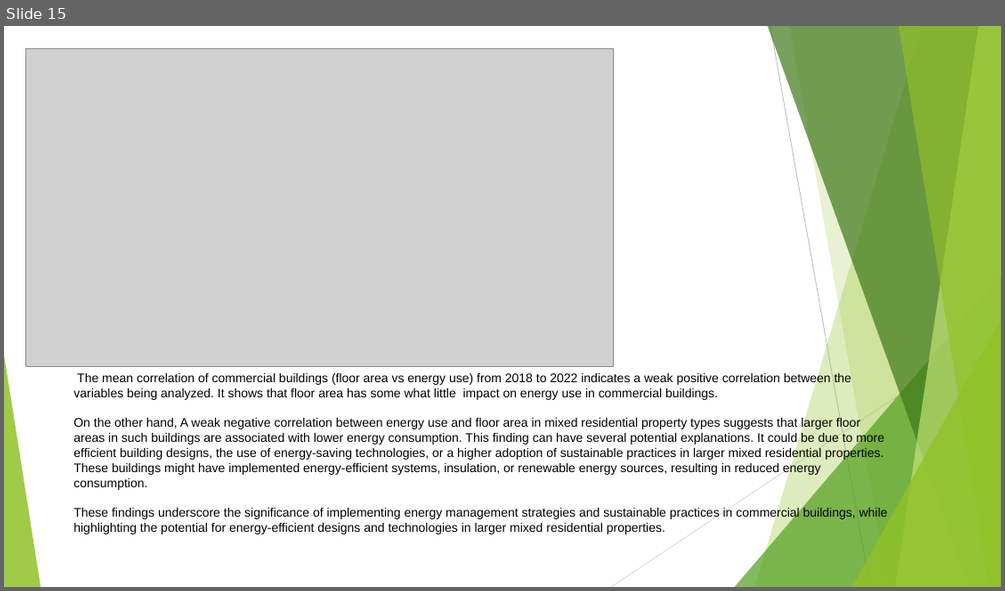
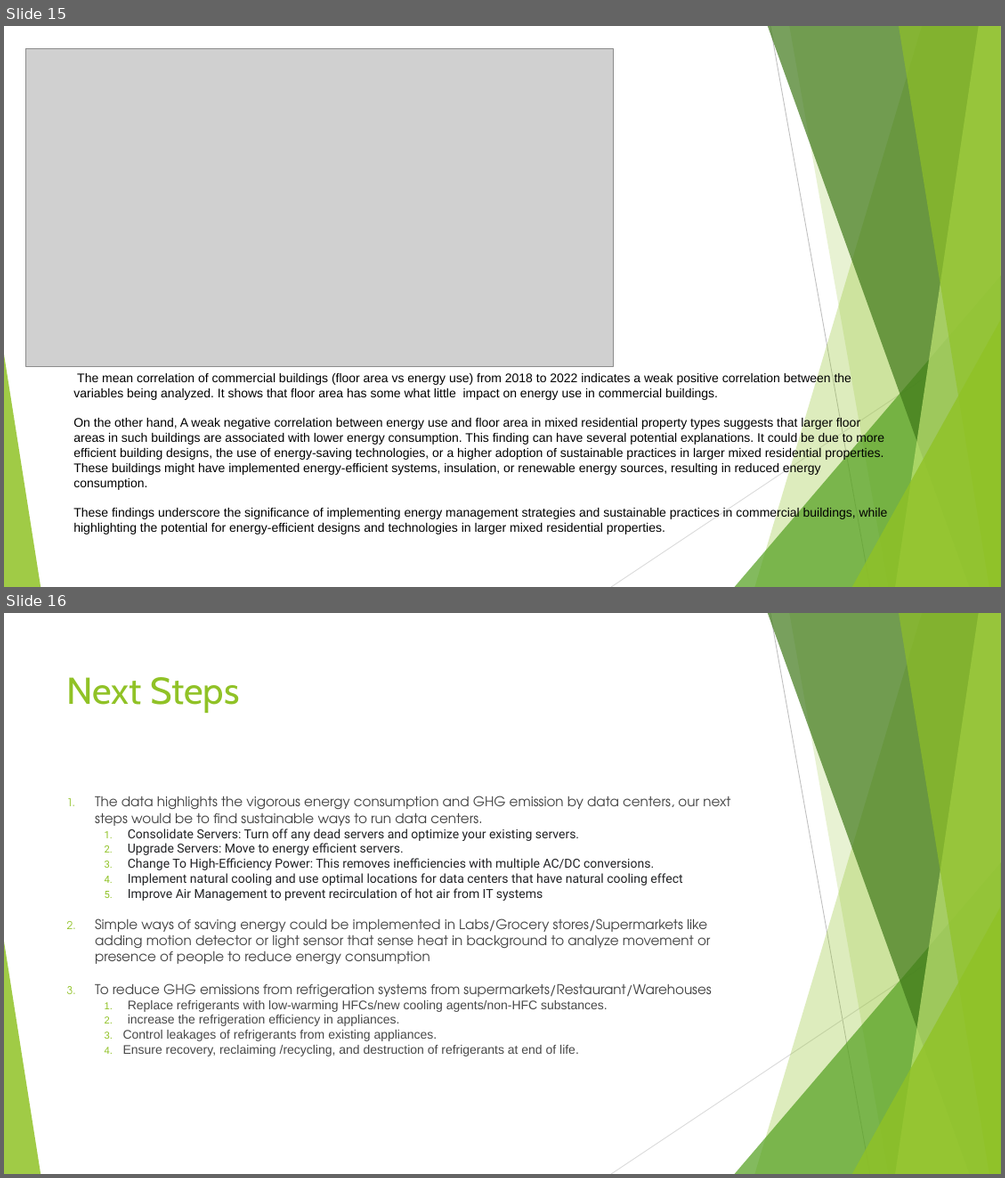
Before and after one commit to zohairnz/project-1, a slide deck: Energy Consumption Analysis for Buildings in San Francisco.pptx. Shown one above the other, each under a label of ours: slide 15 before the commit, slides 15 and 16 after it. The pictures are 1005x591 and 1005x1178 pixels, drawn with LibreOffice and Linux fonts; fonts in the diff are those of the drawing; grey boxes stand for pictures. Boxes give left, top, right and bottom in pixels: in the first picture for what was removed or moved away, otherwise in the second. Text is boxed around its words. In the diff, an @@ line names an element or a change of style, - is before the commit and + after.

```diff
--- a/Energy Consumption Analysis for Buildings in San Francisco.pptx
+++ b/Energy Consumption Analysis for Buildings in San Francisco.pptx
@@ slide 16 added at (x1=4, y1=613, x2=1001, y2=1174), background #FFFFFF; not listed: 10 template elements that a slide beside it also shows @@
@@ title added at (x1=67, y1=677, x2=239, y2=713), 36 pt, text #90C226 @@
+Next Steps
@@ text added at (x1=95, y1=795, x2=730, y2=1056), 12 pt, text #424242 @@
+1. The data highlights the vigorous energy consumption and GHG emission by data centers, our next steps would be to find sustainable ways to run data centers.
+  1. Consolidate Servers: Turn off any dead servers and optimize your existing servers.
+  2. Upgrade Servers: Move to energy efficient servers.
+  3. Change To High-Efficiency Power: This removes inefficiencies with multiple AC/DC conversions.
+  4. Implement natural cooling and use optimal locations for data centers that have natural cooling effect
+  5. Improve Air Management to prevent recirculation of hot air from IT systems
+2. Simple ways of saving energy could be implemented in Labs/Grocery stores/Supermarkets like adding motion detector or light sensor that sense heat in background to analyze movement or presence of people to reduce energy consumption
+3. To reduce GHG emissions from refrigeration systems from supermarkets/Restaurant/Warehouses
+  1. Replace refrigerants with low-warming HFCs/new cooling agents/non-HFC substances.
+  2. increase the refrigeration efficiency in appliances.
+  3. Control leakages of refrigerants from existing appliances.
+  4. Ensure recovery, reclaiming /recycling, and destruction of refrigerants at end of life.
```
Also in this commit, not shown: 3 slides changed, 1 slide removed.
